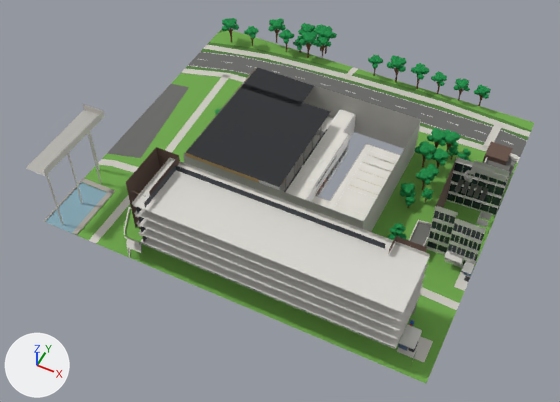
An edit to the FBX model unity/KatsushikaCampusDays/Assets/Models/Interiors/gym.fbx, drawn before and after from the same camera.
Before and after are seen from a 50 mm camera at (67.6, -125.6, 170.7) aimed at (-0.8, 11.3, -0.5). The lights are fixed; the arrows at lower left show +X, +Y and +Z. The older version comes first. Where no turn or scale is listed for an object, it has been applied to the vertices.

The older version as bpy lines, for what is in view:
```python
ob_ext_gym = bpy.data.objects.new('ext_gym', me_ext_gym)
ob_ext_gym.location = (0.0, 0.0, 0.0)
ob_ext_gym_trees = bpy.data.objects.new('ext_gym_trees', me_ext_gym_trees)
ob_ext_gym_trees.location = (0.0, 0.0, 0.0)
ob_wall_gym = bpy.data.objects.new('wall_gym', me_wall_gym)
ob_wall_gym.location = (0.0, 0.0, 0.0)
```
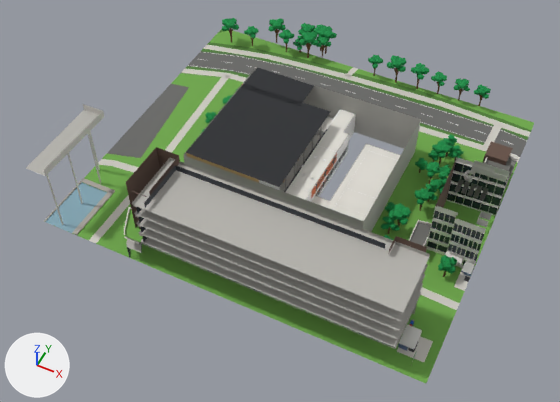
Pixel boxes (x1, y1, x2, y2) of what changed, in the pictures (560 x 402 px):
'ext_gym_trees', reshaped (17% taller)
    before: (215, 18, 491, 240)
    after: (200, 18, 491, 277)
part 1 of me_ext_gym_trees, deleted
    before: (215, 107, 472, 240)
part 2 of me_ext_gym_trees, built on
    before: (394, 131, 463, 228)
    after: (381, 134, 464, 277)
part 3 of me_ext_gym_trees, added
    after: (200, 88, 238, 134)
part 4 of me_ext_gym, recoloured
    both: (127, 158, 430, 349)

The edits, one by one:
me_ext_gym_trees is used by ob_ext_gym_trees; location (0.0, 0.0, 0.0).
me_ext_gym_trees had 4449 vertices, 3797 faces and spanned x -53.8..46.1, y 9.2..84.9, z 0.0..10.2.
me_ext_gym_trees now has 5268 vertices, 4629 faces and spans x -53.8..53.9, y 4.3..84.9, z 0.0..10.2.
me_ext_gym_trees part 1: 151 loose pieces with 1810 vertices, spanning x -34.1..46.1, y 9.2..54.6, z 0.0..9.5, are deleted.
me_ext_gym_trees part 2: 5 vertices moved from x 36.2..40.6, y 37.1..50.8, z 0.0..5.4 to x 36.2..40.6, y 37.1..51.2, z 0.0..5.4; 120 vertices removed from x 33.4..43.2, y 11.9..53.3, z 0.0..9.5; 2249 vertices added at x 28.8..53.9, y 4.3..54.2, z 0.0..9.5.
me_ext_gym_trees part 3: 500 vertices added at x -36.2..-29.5, y 21.3..46.3, z 0.0..7.6.
Other edits to the shape of me_ext_gym_trees do not show in these pictures.
me_ext_gym has 3595 vertices, 1886 faces and spans x -57.8..57.8, y -26.5..78.2, z 0.0..27.4.
me_ext_gym is used by ob_ext_gym; location (0.0, 0.0, 0.0).
me_ext_gym part 4: 431 of the faces centred in x -31.3..48.3, y -25.3..-8.6, z 0.1..25.1 switch from mat_concrete_light (light grey #d8d6d0) to mat_concrete_grey (grey #b4b2ac).
